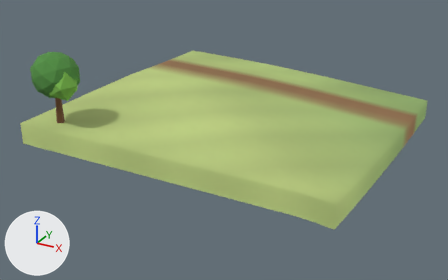
Two versions of the glTF model client/public/models/chunks/-3_0.glb, one commit apart.
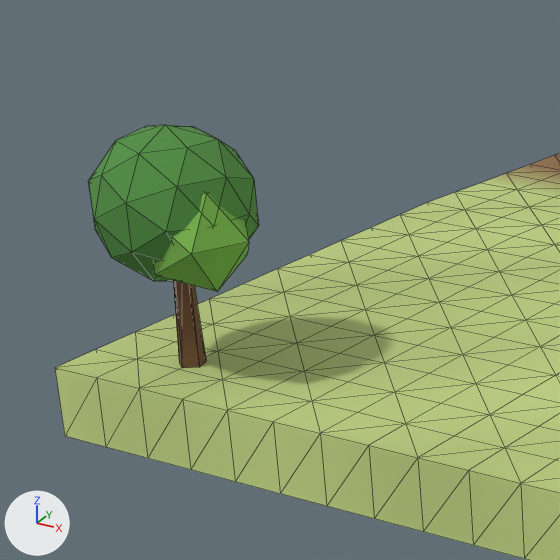
There are two pictures of each version: one whole from a 50 mm lens placed at (-48.63, -66.9, 24.4), pointed at (-75.69, -17.7, -0.2), one close up on the part from 1% to 38% of the width and 5% to 64% of the height. Lighting does not change. The marker at lower left points along +X, +Y and +Z. The last two pictures show the newer version. The close-ups show mesh edges as thin lines. Vertices at exactly the same position are counted once.

In view in the first close-up: 'scenery', 'terrain'.
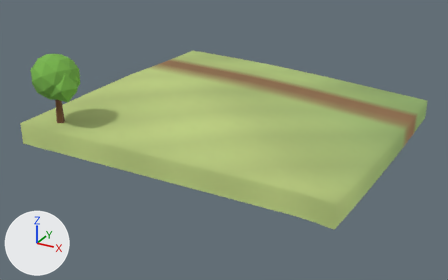
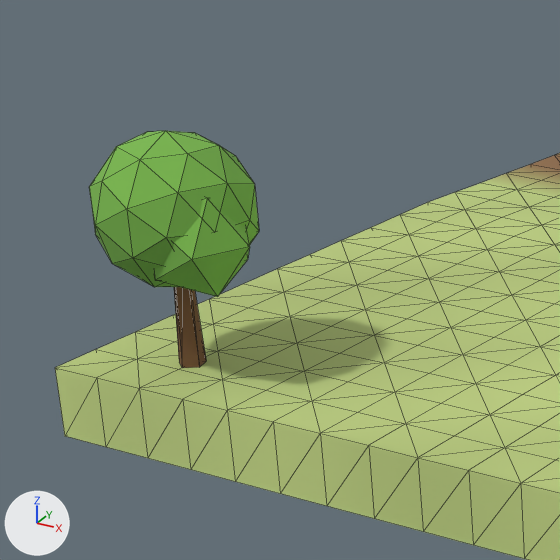
What differs and where, as boxes [x1, y1, x2, y2] in the close-ups (560 x 560 px; the box of a moved part takes in the faces that stretch with it):
'scenery', reshaped, recoloured: before [89, 125, 259, 368]; after [89, 131, 259, 368]
part 1 of me_scenery, moved or reshaped: before [89, 125, 259, 281]; after [89, 131, 259, 287]
part 2 of me_scenery, moved or reshaped: before [153, 192, 249, 292]; after [154, 198, 250, 297]
part 3 of me_scenery, moved or reshaped: before [173, 281, 206, 368]; after [174, 287, 206, 368]
part 4 of me_scenery, recoloured: [89, 131, 259, 292] in both

Diff of the bpy script that builds the scene:
```diff
--- a/client/public/models/chunks/-3_0.glb.py
+++ b/client/public/models/chunks/-3_0.glb.py
@@ me_scenery @@
 # used by ob_scenery; location = (0.0, 0.0, 0.0)
 # before: 0 (-87.0, -28.22, 6.71), 2 (-86.79, -28.07, 6.71), 4 (-86.87, -27.82, 6.71), 6 (-87.13, -27.82, 6.71), 8 (-87.21, -28.07, 6.71)
 # before: 10 (-87.0, -28.0, 6.71)
-me_scenery.from_pydata(...)  # 66 vertices, 120 faces; spans x -89.32..-84.28, y -30.07..-25.93, z 3.15..9.73
+me_scenery.from_pydata(...)  # 66 vertices, 120 faces; spans x -89.32..-84.28, y -30.07..-25.93, z 3.15..9.57
+# me_scenery part 1: the loose piece of 42 vertices spanning x -89.32..-84.68, y -30.07..-25.93, z 5.53..9.73 is moved by (0.0, 0.0, -0.16)
+# me_scenery part 2: the loose piece of 12 vertices spanning x -87.32..-84.28, y -29.75..-27.25, z 5.79..8.43 is moved by (0.0, 0.0, -0.14)
+# me_scenery part 3
+for i in [0, 2, 4, 6, 8, 10]: me_scenery.vertices[i].co += Vector((0.0, 0.0, -0.12))
+# me_scenery part 4: 99 faces centred in x -89.19..-84.74, y -30.04..-25.96, z 5.77..9.49 are repainted in the vertex colours; the middle colour goes from green #528f43 to green #78b54c
 me_scenery.materials.append(mat_opaque_matte_vertex_colors)
```
